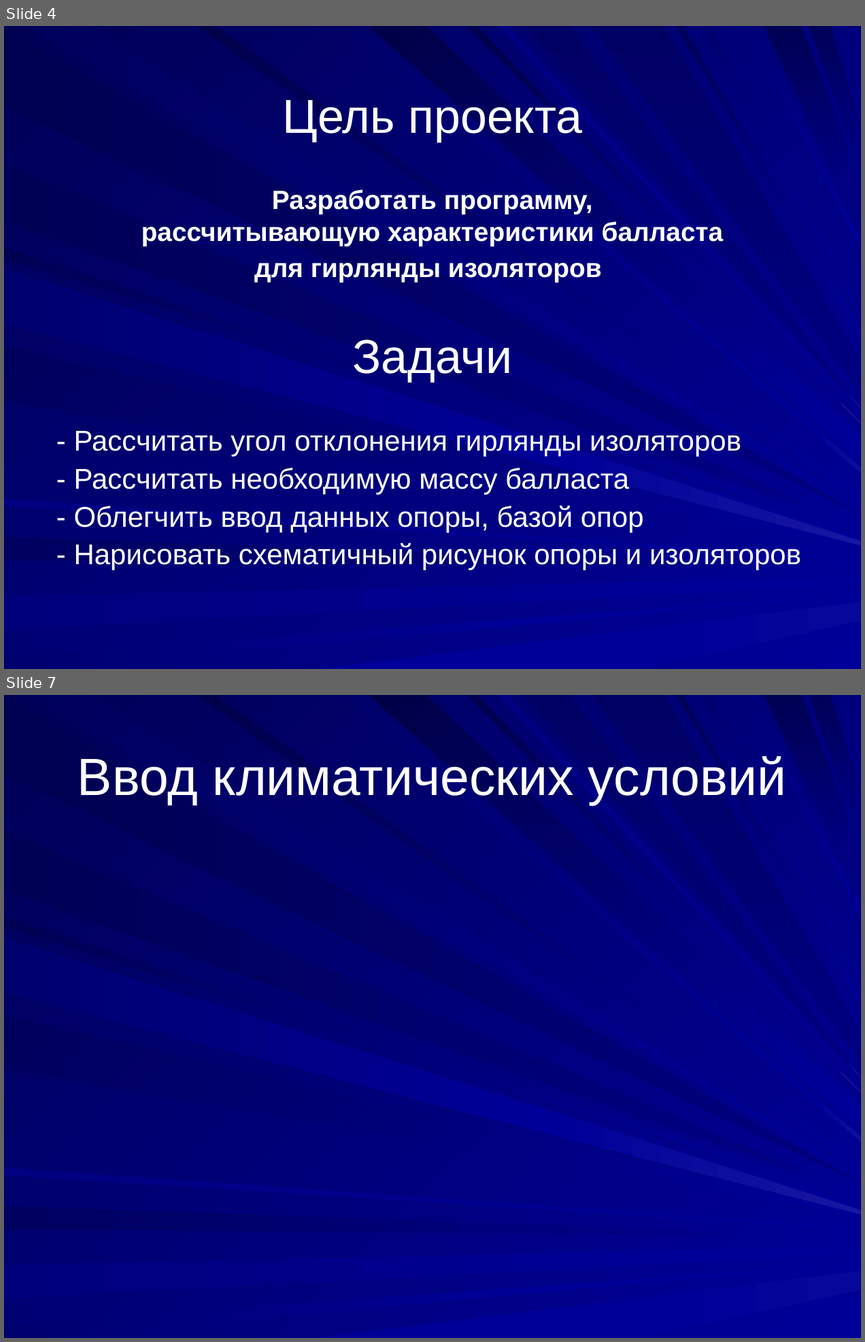
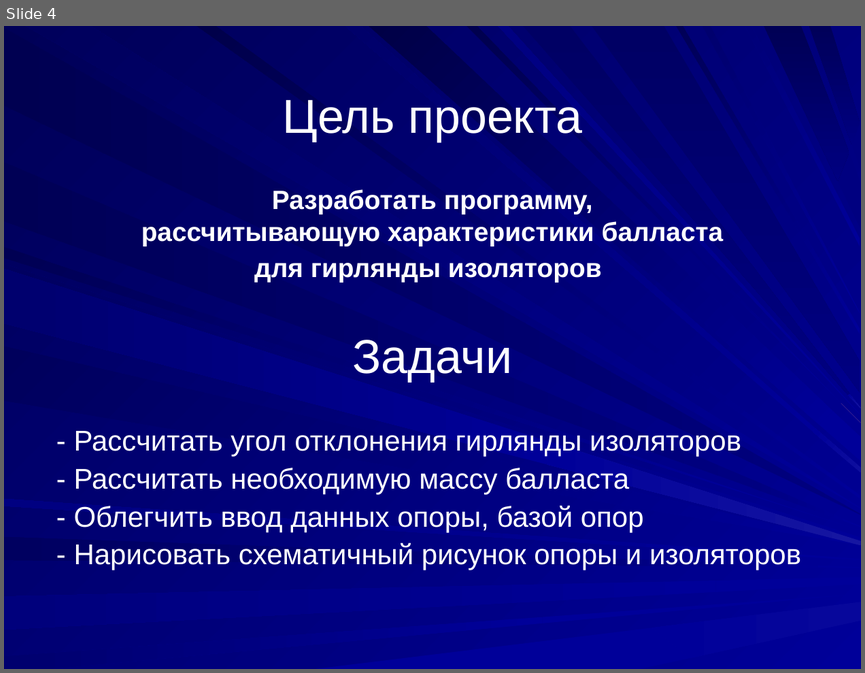
Before and after one commit to aleks311001/Project, a slide deck: Проект.ppt. Shown one above the other, each under a label of ours: slides 4 and 7 before the commit, slide 4 after it; the slides between them are not shown. The pictures are 865x1342 and 865x673 pixels, drawn with LibreOffice and Linux fonts; fonts in the diff are those of the drawing. Boxes give left, top, right and bottom in pixels: in the first picture for what was removed or moved away, otherwise in the second. Text is boxed around its words. In the diff, an @@ line names an element or a change of style, - is before the commit and + after.

```diff
--- a/Проект.ppt
+++ b/Проект.ppt
@@ slide 7 removed at [4,695,861,1338], background gradient #000099 to #000057; not listed: 37 template elements that a slide beside it also shows @@
@@ title removed at [77,756,787,805] @@
-Ввод климатических условий
```
Also in this commit, not shown: 2 slides changed, 6 slides added, 4 other slides removed, 21 other files.
